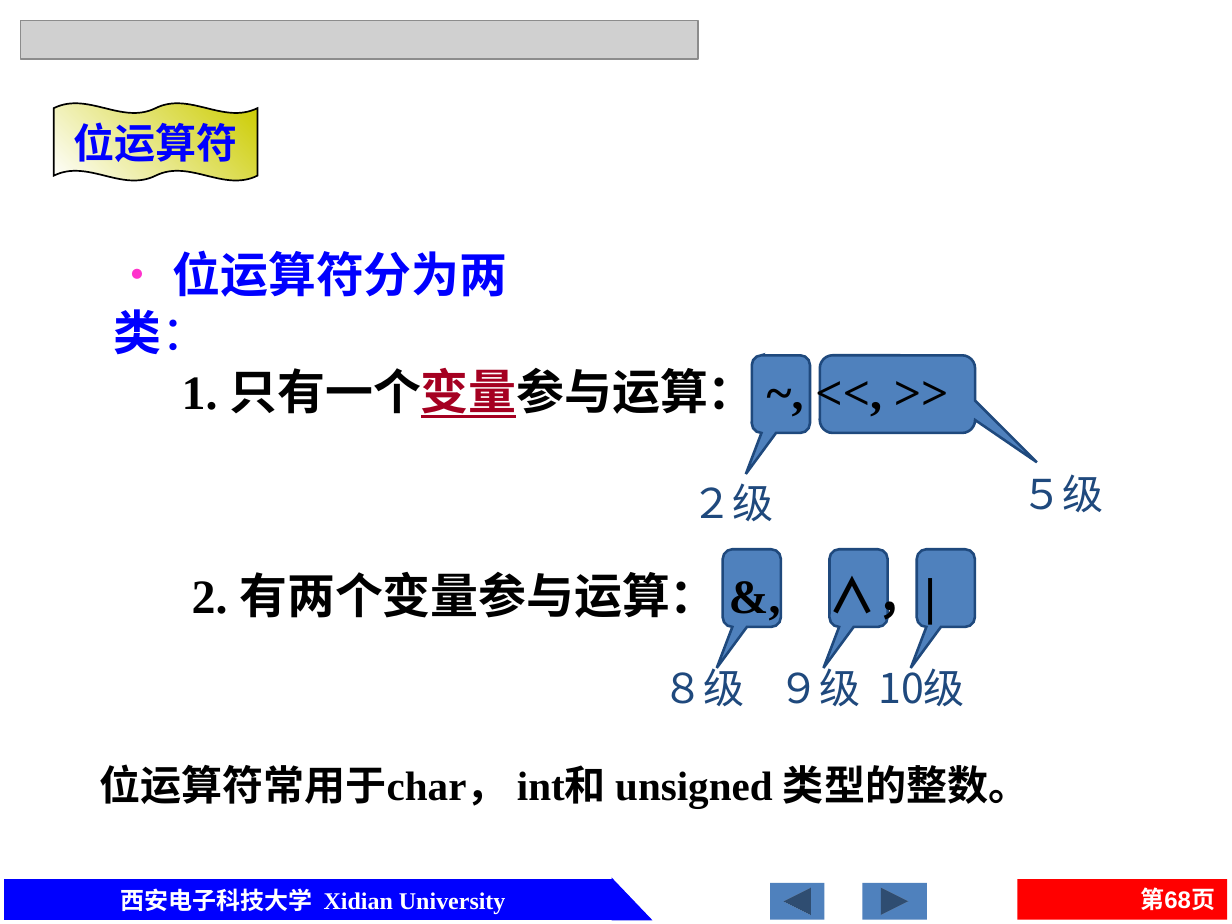
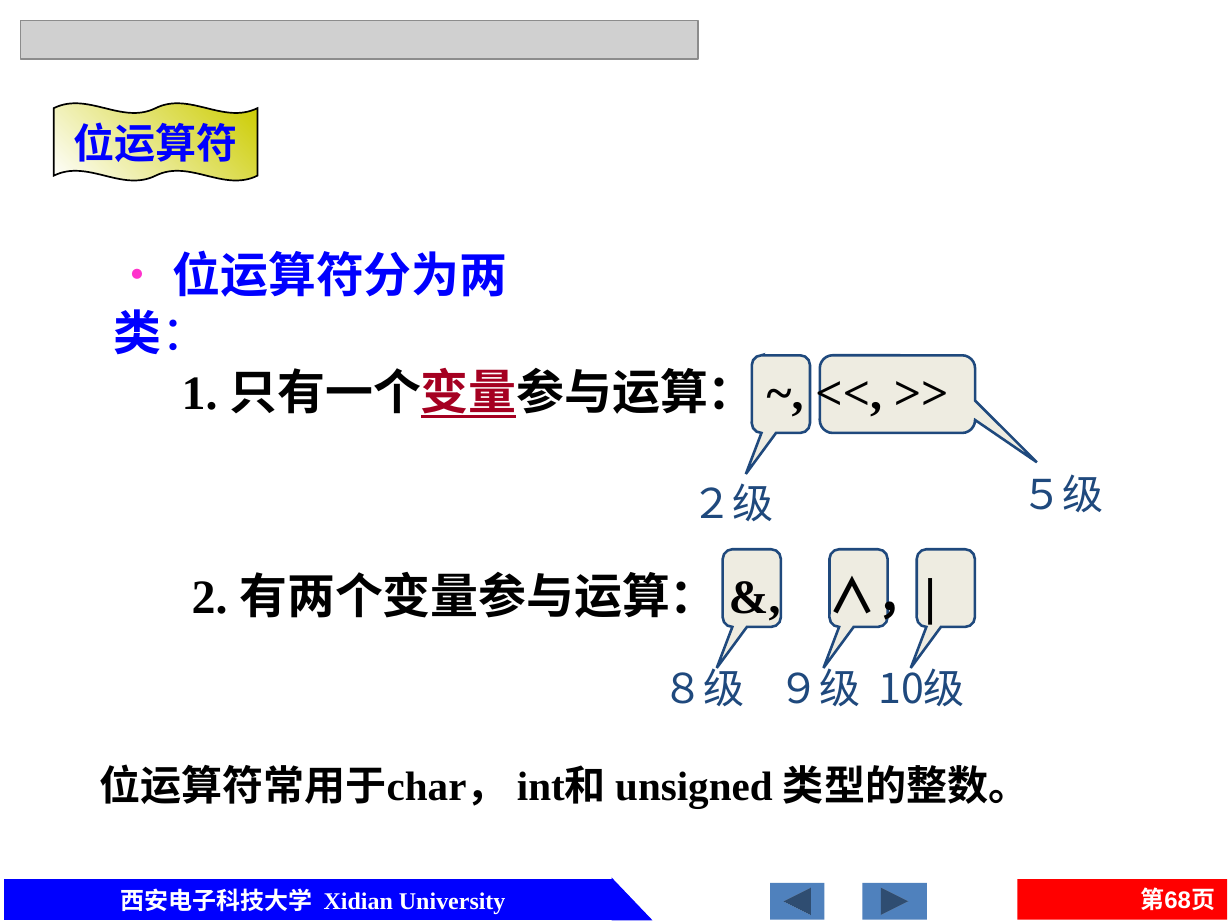
Before and after one commit to jtrfid/C-Repositories, a slide deck: slide 68 of 2016/C语言/课件/第2章 C的基本数据类型及运算.pptx. Drawn at 1232x924 pixels with LibreOffice and Linux fonts; fonts in the diff are those of the drawing; grey boxes stand for pictures. Boxes give left, top, right and bottom in pixels: in the first picture for what was removed or moved away, otherwise in the second. Text is boxed around its words. In the diff, an @@ line names an element or a change of style, - is before the commit and + after.

```diff
--- a/2016/C语言/课件/第2章 C的基本数据类型及运算.pptx
+++ b/2016/C语言/课件/第2章 C的基本数据类型及运算.pptx
@@ fill #4F81BD to #EEECE1 in 5 elements at (x1=723, y1=549, x2=781, y2=627), (x1=829, y1=549, x2=887, y2=627), (x1=917, y1=549, x2=975, y2=627), (x1=752, y1=355, x2=809, y2=432), (x1=819, y1=355, x2=975, y2=432) @@
```
Also in this commit, not shown: 4 other slides changed, 1 other file.
